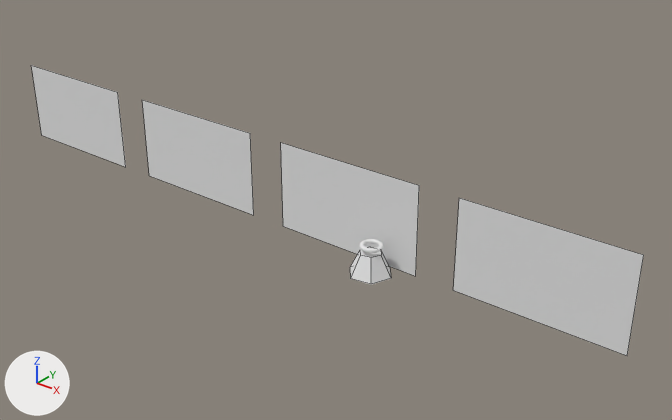
The Blender file avango-blender/examples/presentation.blend: old version first, new version second.
Rendered twice from a 50 mm camera at (10.82, -6.17, 3.76) aimed at (5.7, 0.22, -0.2). The lights are fixed; the arrows at lower left show +X, +Y and +Z. Mesh edges are drawn as thin lines on the coarser meshes. The same objects are shown in both versions, whatever each file hides.

The first picture shows 'Cone', 'Slide_01', 'Slide_02', 'Slide_03', 'Slide_04'.
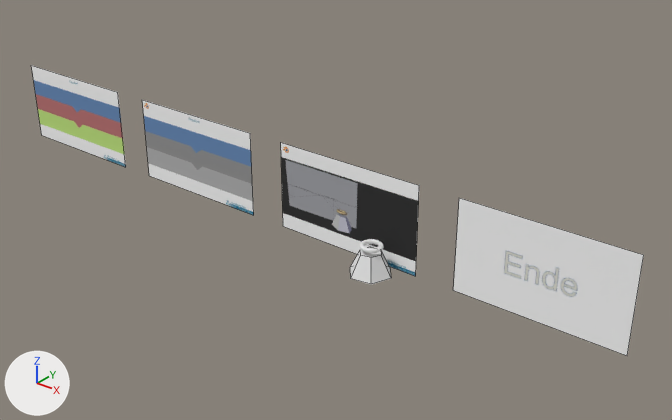
Commit message: Fix something

What differs and where, as boxes (x1, y1, x2, y2) in the pictures (672 x 420 px):
'Slide_04', surface changed: (453, 198, 644, 356) in both
'Slide_03', surface changed: (281, 143, 419, 276) in both
'Slide_02', surface changed: (142, 100, 254, 215) in both
'Slide_01', surface changed: (31, 65, 126, 167) in both

Patch to the scene script:
```diff
--- a/avango-blender/examples/presentation.blend.py
+++ b/avango-blender/examples/presentation.blend.py
@@ img_slide_5_jpg @@
+img_slide_5_jpg = load_image('slide_5.jpg', 'data/slides/slide_5.jpg', 1920, 1080, 'sRGB')
@@ img_slide_4_jpg @@
+img_slide_4_jpg = load_image('slide_4.jpg', 'data/slides/slide_4.jpg', 1920, 1080, 'sRGB')
@@ img_slide_3_jpg @@
+img_slide_3_jpg = load_image('slide_3.jpg', 'data/slides/slide_3.jpg', 1920, 1080, 'sRGB')
@@ img_slide_2_jpg @@
+img_slide_2_jpg = load_image('slide_2.jpg', 'data/slides/slide_2.jpg', 1920, 1080, 'sRGB')
@@ mat_slide_mat_1 @@
 mat_slide_mat_1 = diffuse_material('Slide_mat_1')
-mat_slide_mat_1.base_color = (0.8, 0.8, 0.8)  # white #e7e7e7
+mat_slide_mat_1.texture = img_slide_2_jpg
@@ mat_slide_mat_2 @@
 mat_slide_mat_2 = diffuse_material('Slide_mat_2')
-mat_slide_mat_2.base_color = (0.8, 0.8, 0.8)  # white #e7e7e7
+mat_slide_mat_2.texture = img_slide_3_jpg
@@ mat_slide_mat_3 @@
 mat_slide_mat_3 = diffuse_material('Slide_mat_3')
-mat_slide_mat_3.base_color = (0.8, 0.8, 0.8)  # white #e7e7e7
+mat_slide_mat_3.texture = img_slide_4_jpg
@@ mat_slide_mat_4 @@
 mat_slide_mat_4 = diffuse_material('Slide_mat_4')
-mat_slide_mat_4.base_color = (0.8, 0.8, 0.8)  # white #e7e7e7
+mat_slide_mat_4.texture = img_slide_5_jpg
```
